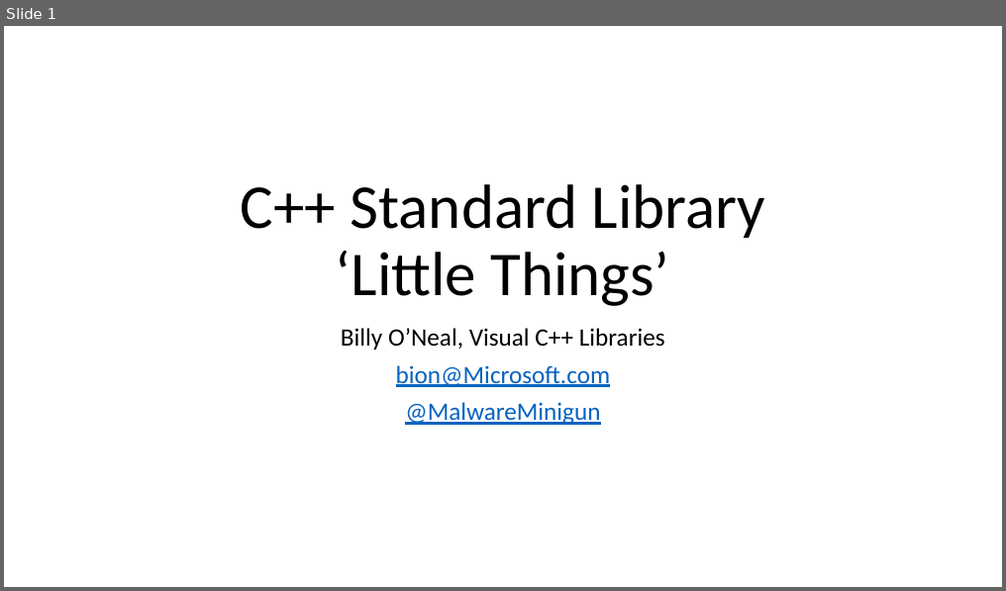
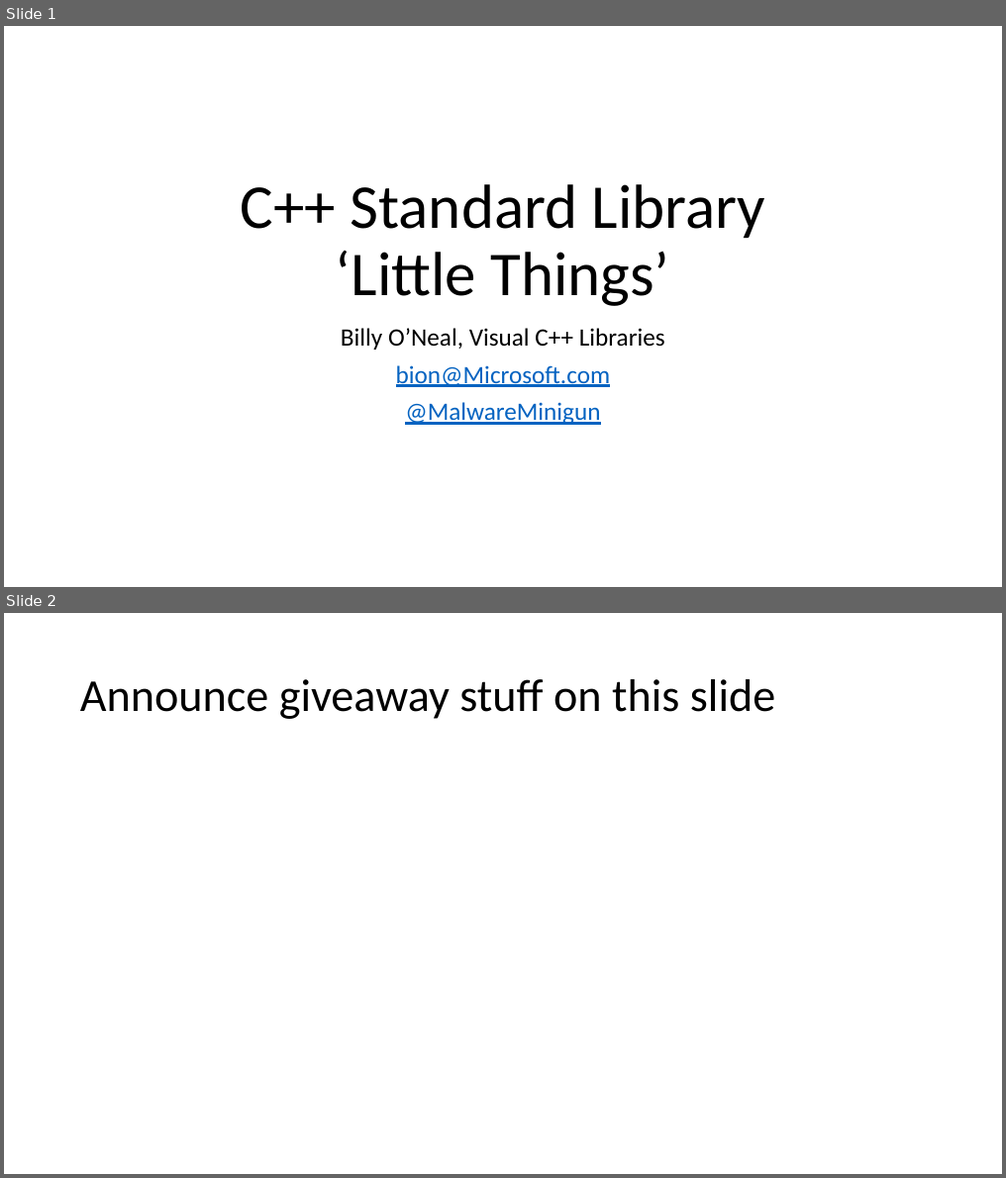
Before and after one commit to BillyONeal/14_cpp_features_in_40_minutes, a slide deck: Standard Library Little Things.pptx. Shown one above the other, each under a label of ours: slide 1 before the commit, slides 1 and 2 after it. The pictures are 1006x591 and 1006x1178 pixels, drawn with LibreOffice and Linux fonts; fonts in the diff are those of the drawing. Boxes give left, top, right and bottom in pixels: in the first picture for what was removed or moved away, otherwise in the second. Text is boxed around its words. In the diff, an @@ line names an element or a change of style, - is before the commit and + after.

```diff
--- a/Standard Library Little Things.pptx
+++ b/Standard Library Little Things.pptx
@@ slide 2 added at [4,613,1002,1174], background #FFFFFF @@
@@ title added at [80,679,775,719], 44 pt, text #000000 @@
+Announce giveaway stuff on this slide
```
Also in this commit, not shown: 34 slides changed, 2 slides removed.
